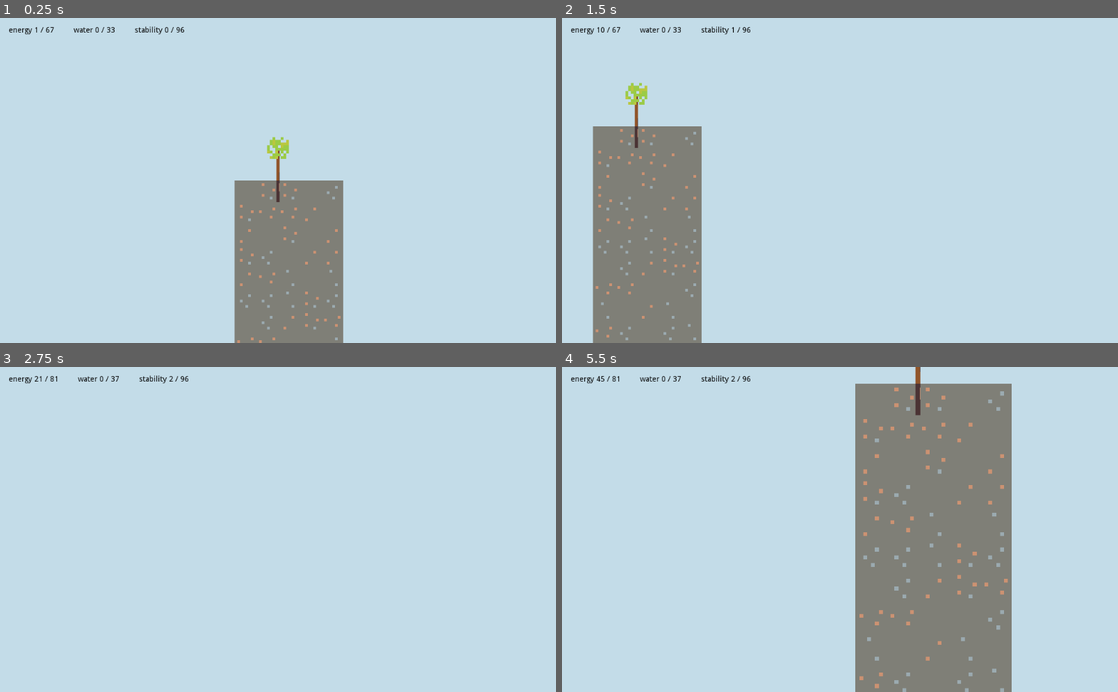
Above: before the commit, frames 1-4 (two rows, left to right).
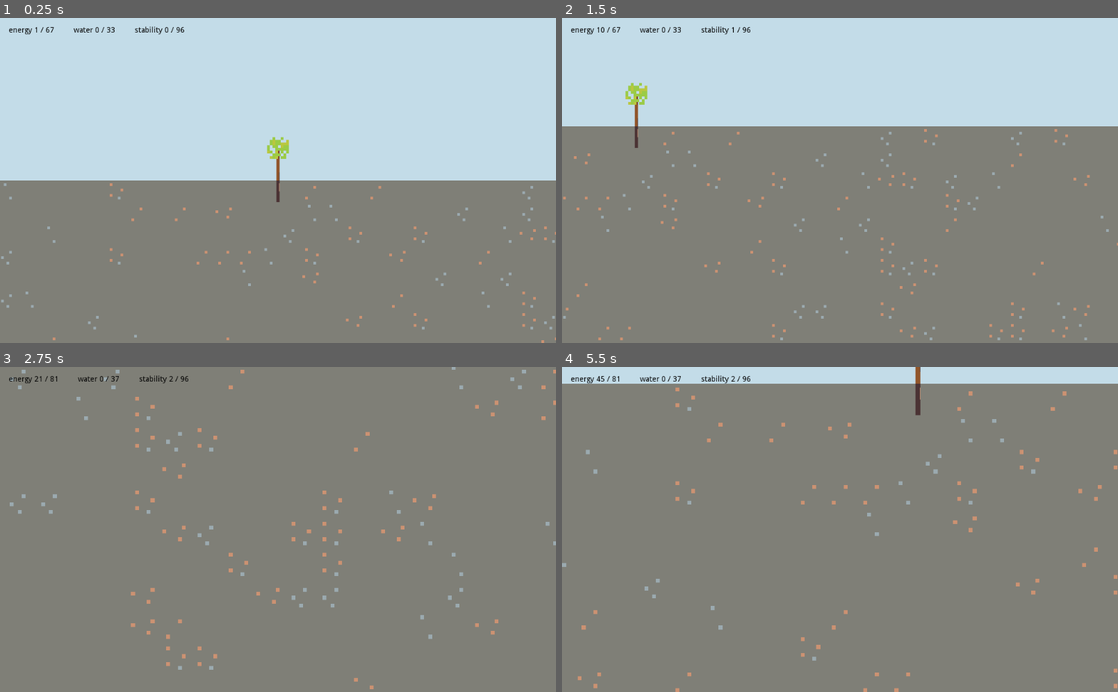
Above: after the commit, the same moments.

Repository: martindzejky/my-little-tree
Game: Godot game, scene res://scenes/main.tscn
Two runs of this game, one before a commit and one after it. Both use one fixed random seed, a clock stepped at 60 frames per second and the inputs below.
Inputs (mouse positions are in pixels of both pictures, inside the frame that each line leads up to):
- Up to frame 1 (0.25 s): no input
- Up to frame 2 (1.5 s): tap Enter at 0.5 s; move the mouse to (840, 164) at 0.52 s; press the mouse at (840, 164) at 0.53 s; hold D (move_right) 0.53-1.28 s; move the mouse to (650, 190) at 1.27 s; release the mouse at (650, 190) at 1.28 s; hold S (move_down) from 1.28 s (still down); click (650, 190) at 1.35 s
- Up to frame 3 (2.75 s): move the mouse to (333, 458) at 2.02 s; release S (move_down) at 2.03 s; press the mouse at (333, 458) at 2.03 s; hold D (move_right) from 2.03 s (still down); tap Mouse wheel up (zoom_in) at 2.1 s
- Up to frame 4 (5.5 s): move the mouse to (812, 594) at 2.77 s; release D (move_right) at 2.78 s; release the mouse at (812, 594) at 2.78 s; hold W (move_up) 2.78-3.53 s; tap Mouse wheel down (zoom_out) at 2.85 s; click (812, 594) at 3.05 s; move the mouse to (1006, 578) at 3.52 s; press the mouse at (1006, 578) at 3.53 s; hold A (move_left) 3.53-5.03 s; move the mouse to (673, 480) at 4.27 s; release the mouse at (673, 480) at 4.28 s; click (673, 480) at 4.35 s; move the mouse to (867, 529) at 5.02 s; press the mouse at (867, 529) at 5.03 s; hold S (move_down) from 5.03 s (still down); tap Mouse wheel up (zoom_in) at 5.1 s

The runs differ from the first frame. In frame 1, 41% of the frame differs, in the area x 0-100%, y 50-100%; in frame 2, 54%; in frame 3, 100%, in the area x 0-100%, y 0-100%; in frame 4, 69%.

Commit message:
simplify the generation data

Diff:
--- a/data/groundTileOptions.tres
+++ /dev/null
@@ -1,38 +0,0 @@
-[gd_resource type="Resource" load_steps=9 format=2]
-
-[ext_resource path="res://scripts/tileOptions.gd" type="Script" id=1]
-[ext_resource path="res://scripts/tileOption.gd" type="Script" id=2]
-
-[sub_resource type="Resource" id=1]
-script = ExtResource( 2 )
-name = ""
-chance = 2
-
-[sub_resource type="Resource" id=2]
-script = ExtResource( 2 )
-name = "dirt1"
-chance = 1
-
-[sub_resource type="Resource" id=3]
-script = ExtResource( 2 )
-name = "dirt2"
-chance = 1
-
-[sub_resource type="Resource" id=4]
-script = ExtResource( 2 )
-name = "dirtGravel"
-chance = 1
-
-[sub_resource type="Resource" id=5]
-script = ExtResource( 2 )
-name = "gravel1"
-chance = 1
-
-[sub_resource type="Resource" id=6]
-script = ExtResource( 2 )
-name = "gravel2"
-chance = 1
-
-[resource]
-script = ExtResource( 1 )
-chances = [ SubResource( 1 ), SubResource( 2 ), SubResource( 3 ), SubResource( 4 ), SubResource( 5 ), SubResource( 6 ) ]
--- a/data/treeConstants.tres
+++ b/data/treeConstants.tres
@@ -21,3 +21,5 @@
 branchGrowthAmountMin = 2.0
 branchGrowthAmountMax = 4.0
 branchSpawnChance = 0.008
+groundWidth = 800
+groundHeight = 1000
--- a/objects/ground.tscn
+++ b/objects/ground.tscn
@@ -1,17 +1,20 @@
-[gd_scene load_steps=5 format=2]
+[gd_scene load_steps=6 format=2]
 
 [ext_resource path="res://sprites/ground.png" type="Texture" id=1]
 [ext_resource path="res://tiles/ground.tres" type="TileSet" id=2]
 [ext_resource path="res://scripts/tiles.gd" type="Script" id=3]
-[ext_resource path="res://data/groundTileOptions.tres" type="Resource" id=4]
+[ext_resource path="res://scripts/background.gd" type="Script" id=4]
+[ext_resource path="res://data/treeConstants.tres" type="Resource" id=5]
 
 [node name="ground" type="Node2D"]
 
 [node name="background" type="Sprite" parent="."]
 texture = ExtResource( 1 )
-offset = Vector2( 4, 40 )
+offset = Vector2( 0, 40 )
 region_enabled = true
 region_rect = Rect2( 0, 0, 40, 80 )
+script = ExtResource( 4 )
+treeData = ExtResource( 5 )
 
 [node name="tiles" type="Node2D" parent="."]
 
@@ -21,6 +24,6 @@
 cell_custom_transform = Transform2D( 8, 0, 0, 8, 0, 0 )
 format = 1
 script = ExtResource( 3 )
-tileOptions = ExtResource( 4 )
-generationStart = Vector2( -2, 0 )
-generationEnd = Vector2( 2, 9 )
+treeData = ExtResource( 5 )
+tileOptionChances = [ 20, 1, 1, 1, 1, 1 ]
+tileOptionNames = [ "", "dirt1", "dirt2", "gravel1", "gravel2", "dirtGravel" ]
--- a/project.godot
+++ b/project.godot
@@ -25,16 +25,6 @@
 "path": "res://scripts/camera.gd"
 }, {
 "base": "Resource",
-"class": "TileOption",
-"language": "GDScript",
-"path": "res://scripts/tileOption.gd"
-}, {
-"base": "Resource",
-"class": "TileOptions",
-"language": "GDScript",
-"path": "res://scripts/tileOptions.gd"
-}, {
-"base": "Resource",
 "class": "TreeConstants",
 "language": "GDScript",
 "path": "res://scripts/treeConstants.gd"
@@ -43,8 +33,6 @@
 "Branch": "",
 "GrowingBranch": "",
 "MainCamera": "",
-"TileOption": "",
-"TileOptions": "",
 "TreeConstants": ""
 }
 
--- /dev/null
+++ b/scripts/background.gd
@@ -0,0 +1,8 @@
+extends Sprite
+
+export(Resource) var treeData
+
+func _ready():
+    offset.y = treeData.groundHeight / 2
+    region_rect.size.x = treeData.groundWidth / 2
+    region_rect.size.y = treeData.groundHeight
--- a/scripts/tileOption.gd
+++ /dev/null
@@ -1,8 +0,0 @@
-extends Resource
-class_name TileOption
-
-# Describes a single tile option with a tile name
-# and the associated chance to spawn.
-
-export(String) var name
-export(int, 0, 1000) var chance
--- a/scripts/tileOptions.gd
+++ /dev/null
@@ -1,9 +0,0 @@
-extends Resource
-class_name TileOptions
-
-# Allows to specify tiles to generate and their chances
-# to spawn.
-
-# Waiting for the day... when I'll be able to specify
-# TileOption instead of Resource here...
-export(Array, Resource) var chances
--- a/scripts/tiles.gd
+++ b/scripts/tiles.gd
@@ -1,21 +1,29 @@
 extends TileMap
 
-export(Resource) var tileOptions
+export(Resource) var treeData
+
+export(Array, int) var tileOptionChances
+export(Array, String) var tileOptionNames
 
 var tileOptionsSumChance = 0
 
-export(Vector2) var generationStart
-export(Vector2) var generationEnd
+var generationStart: Vector2
+var generationEnd: Vector2
 
 func _ready():
-    for option in tileOptions.chances:
-        tileOptionsSumChance += option.chance
+    generationStart = Vector2(-treeData.groundWidth / 32, 0)
+    generationEnd = Vector2(treeData.groundWidth / 32, treeData.groundHeight / 8)
+
+    assert(tileOptionChances.size() == tileOptionNames.size(), 'tile option size do not match')
+
+    for option in tileOptionChances:
+        tileOptionsSumChance += option
 
     assert(tileOptionsSumChance > 0, 'tile options sum chance is not more than 0, selection logic math will not work')
 
     # generate tiles
-    for x in range(generationStart.x, generationEnd.x + 1):
-        for y in range(generationStart.y, generationEnd.y + 1):
+    for x in range(generationStart.x, generationEnd.x):
+        for y in range(generationStart.y, generationEnd.y):
             generateTile(x, y)
 
 func generateTile(x: int, y: int):
@@ -25,8 +33,8 @@
     var selected
 
     while s > 0:
-        selected = tileOptions.chances[i].name
-        s -= tileOptions.chances[i].chance
+        selected = tileOptionNames[i]
+        s -= tileOptionChances[i]
         i += 1
 
     if not selected:
--- a/scripts/treeConstants.gd
+++ b/scripts/treeConstants.gd
@@ -32,3 +32,7 @@
 export(float) var branchGrowthAmountMin
 export(float) var branchGrowthAmountMax
 export(float) var branchSpawnChance
+
+# GROUND
+export(int) var groundWidth
+export(int) var groundHeight
